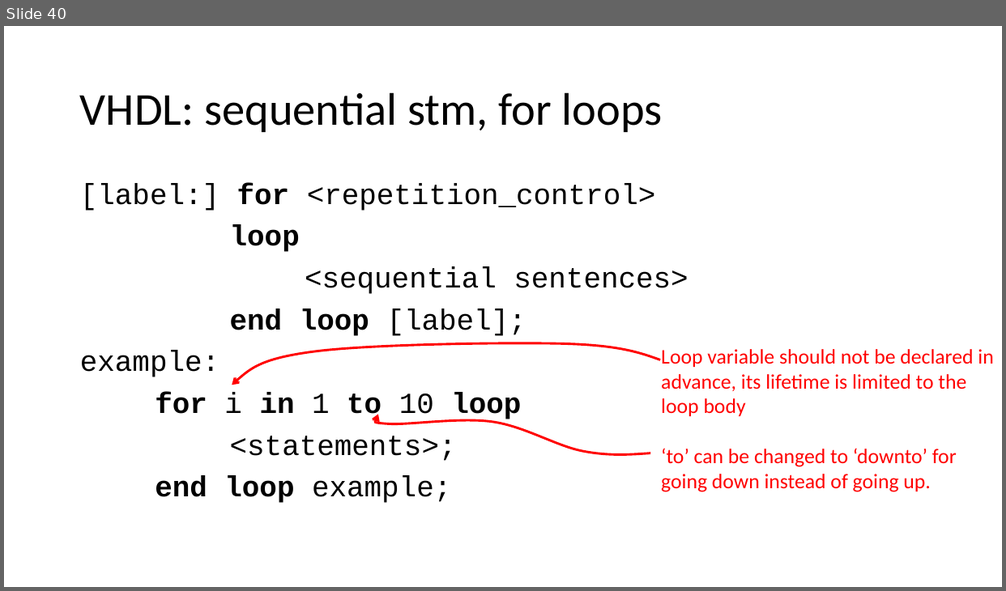
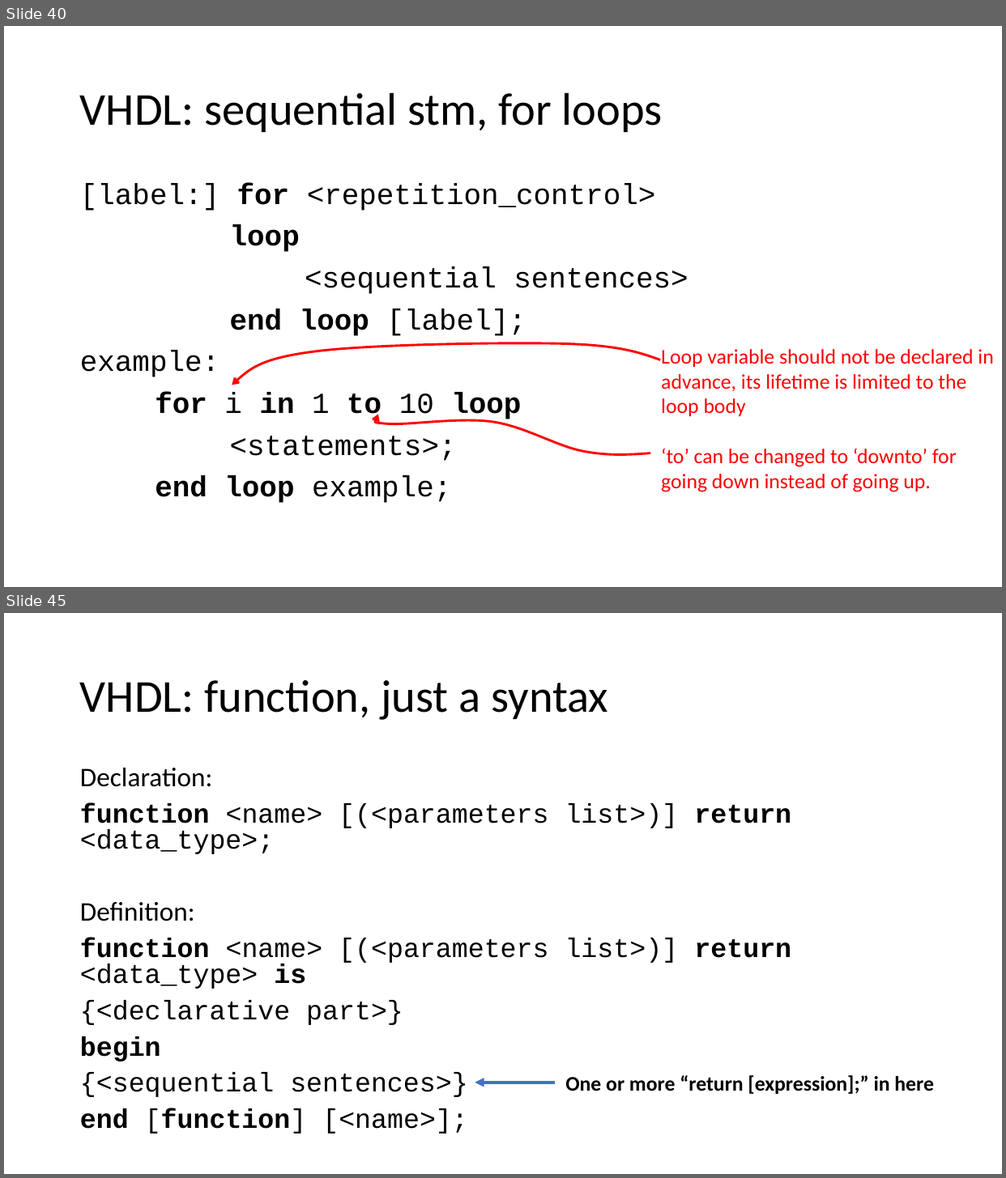
Before and after one commit to quarck/vhdl_intro, a slide deck: part2.pptx. Shown one above the other, each under a label of ours: slide 40 before the commit, slides 40 and 45 after it; the slides between them are not shown. The pictures are 1006x591 and 1006x1178 pixels, drawn with LibreOffice and Linux fonts; fonts in the diff are those of the drawing. Boxes give left, top, right and bottom in pixels: in the first picture for what was removed or moved away, otherwise in the second. Text is boxed around its words. In the diff, an @@ line names an element or a change of style, - is before the commit and + after.

Commit message:
Part 2 updated

```diff
--- a/part2.pptx
+++ b/part2.pptx
@@ slide 45 added at (x1=4, y1=613, x2=1002, y2=1174), background #FFFFFF @@
@@ title added at (x1=80, y1=680, x2=608, y2=720), 44 pt, text #000000 @@
+VHDL: function, just a syntax
@@ text added at (x1=80, y1=768, x2=791, y2=1134), 25.9 pt, text #000000 @@
+Declaration:
+function <name> [(<parameters list>)] return <data_type>;
+Definition:
+function <name> [(<parameters list>)] return <data_type> is
+{<declarative part>}
+begin
+{<sequential sentences>}
+end [function] [<name>];
@@ arrow added from (555, 1083) to (475, 1083), #4472C4 3 pt @@
@@ text added at (x1=565, y1=1076, x2=934, y2=1094), 20 pt, text #000000, bold @@
+One or more “return [expression];” in here
```
Also in this commit, not shown: 1 slide changed, 14 other slides added.
